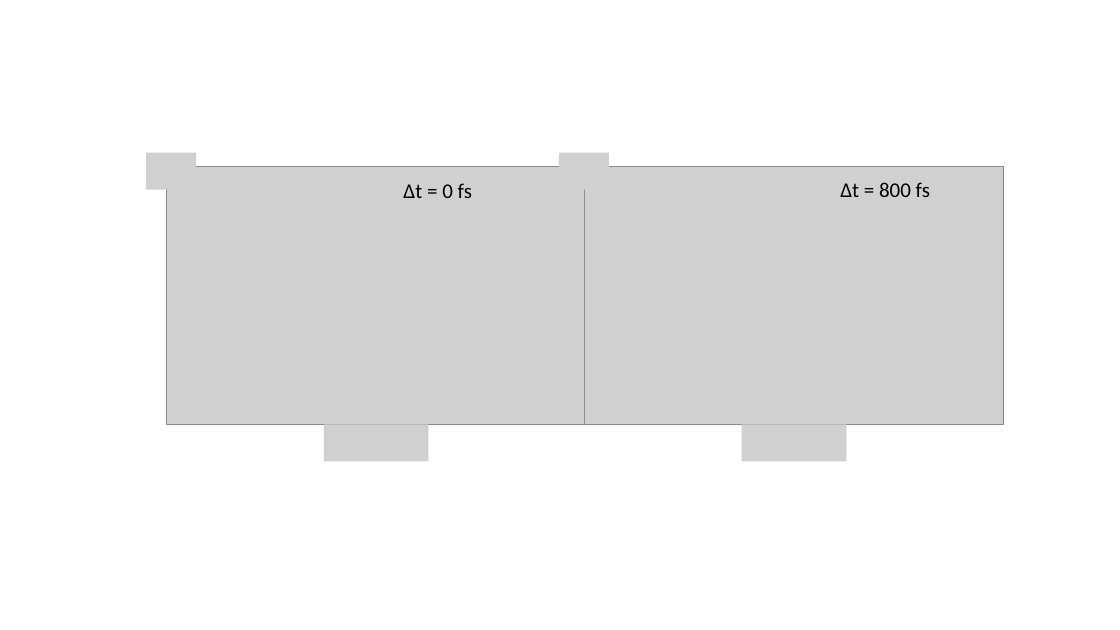
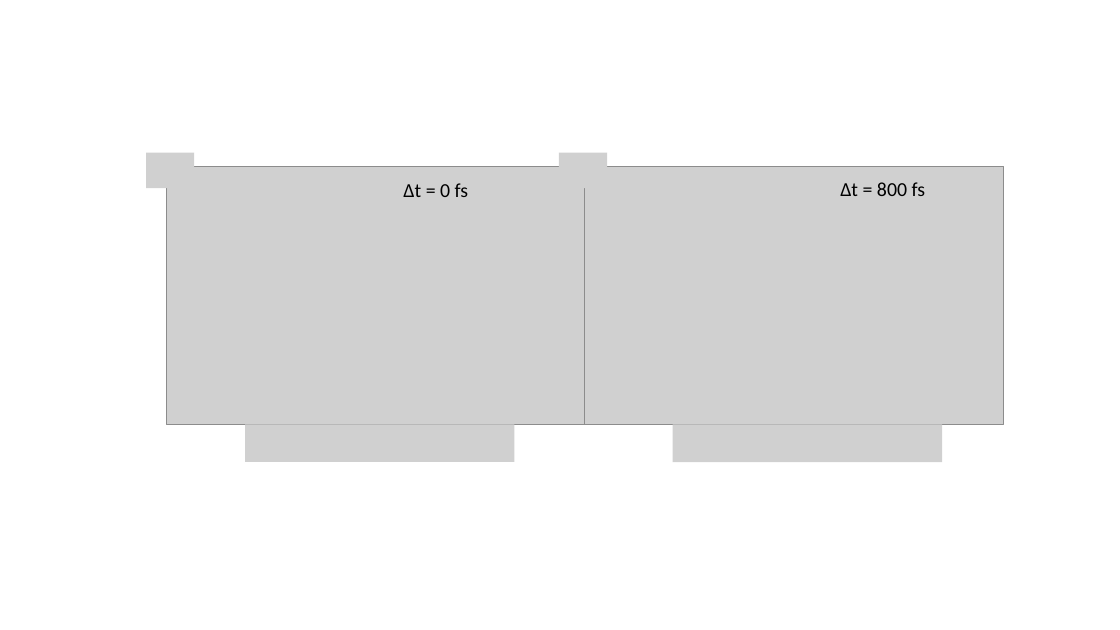
Before and after one commit to Maderthaner/Thesis, a slide deck: slide 1 of images/results/Xe-diff-pattern.pptx. Drawn at 1120x630 pixels with LibreOffice and Linux fonts; fonts in the diff are those of the drawing; grey boxes stand for pictures. Boxes give left, top, right and bottom in pixels: in the first picture for what was removed or moved away, otherwise in the second. Text is boxed around its words. In the diff, an @@ line names an element or a change of style, - is before the commit and + after.

```diff
--- a/images/results/Xe-diff-pattern.pptx
+++ b/images/results/Xe-diff-pattern.pptx
@@ text "Δt = 0 fs" at (403, 183, 469, 197): size 18 to 17 pt @@
@@ text "Δt = 800 fs" at (840, 182, 926, 196): size 18 to 17 pt @@
@@ picture: place and size @@
-picture at (323, 424, 429, 461)
+picture at (245, 424, 515, 462)
@@ picture added at (673, 424, 943, 462) @@
@@ picture removed at (742, 424, 847, 461) @@
```
Also in this commit, not shown: 57 other files.
